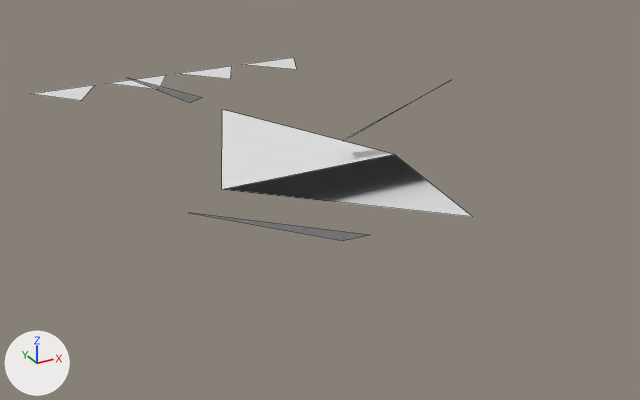
The OBJ model GameData/Meshes/Ships/voidborn/support_repair.obj: old version first, new version second.
Both versions are drawn from a camera (50 mm lens) standing at (-3.94, -7.34, 3.33) and looking at (-0.01, -0.18, -0.25). Lighting does not change. The marker at lower left points along +X, +Y and +Z. The picture after the commit comes second. Mesh edges are drawn as thin lines. Where no turn or scale is listed for an object, it has been applied to the vertices. Vertices at exactly the same position are counted once.

In view in the first picture: 'support_repair'.
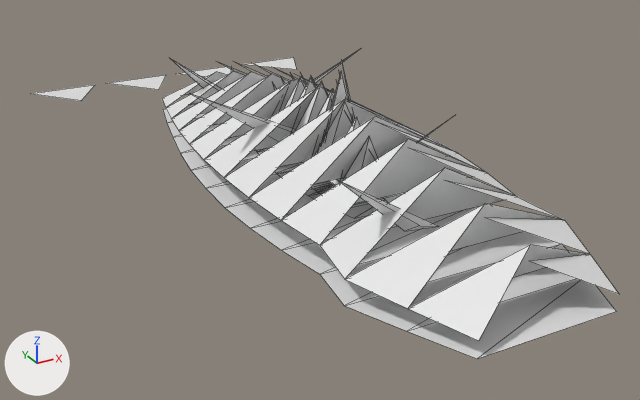
What differs and where, as boxes [x1, y1, x2, y2] in the pictures (640 x 400 px):
'support_repair', reshaped (33% wider, 67% taller)
    before: [31, 57, 472, 241]
    after: [31, 51, 618, 359]
part 1 of me_support_repair, rebuilt (82% wider, 159% taller)
    before: [222, 110, 472, 217]
    after: [162, 62, 618, 341]
part 2 of me_support_repair, deleted
    before: [193, 213, 368, 241]
part 3 of me_support_repair, deleted
    before: [129, 78, 201, 103]
part 4 of me_support_repair, deleted
    before: [343, 82, 447, 141]
part 5 of me_support_repair, added
    after: [163, 51, 616, 359]

The change in detail:
me_support_repair is used by ob_support_repair; location (0.0, 0.0, 0.0).
me_support_repair had 25 vertices, 9 faces and spanned x -2.08..1.9, y -2.56..4.1, z 0.0..0.83.
me_support_repair now has 206 vertices, 154 faces and spans x -1.9..1.9, y -3.48..4.1, z 0.0..1.28.
me_support_repair part 1: the loose piece of 4 vertices spanning x -0.99..0.99, y -2.56..2.3, z 0.0..0.52 is rebuilt with 50 vertices and now spans x -1.13..1.13, y -3.48..2.66, z 0.14..0.93.
me_support_repair part 2: the loose piece of 3 vertices spanning x -2.08..-0.52, y -2.08..-1.77, z 0.14..0.83 is deleted.
me_support_repair part 3: the loose piece of 3 vertices spanning x -1.23..-0.31, y 2.01..2.32, z 0.14..0.64 is deleted.
me_support_repair part 4: the loose piece of 3 vertices spanning x 0.41..1.66, y -0.04..0.28, z 0.14..0.73 is deleted.
Part 5, on me_support_repair:
124 vertices are added at x -1.34..1.13, y -3.48..2.66, z 0.0..1.28.
14 new vertices lie (0.42, 0.0, 0.0) away from vertices in x -0.21, y -1.18..0.98, z 0.0..0.38.
6 new vertices lie (0.7, 0.0, 0.0) away from vertices in x -0.35, y -0.32..0.12, z 0.0..0.32.
114 new faces join them.
